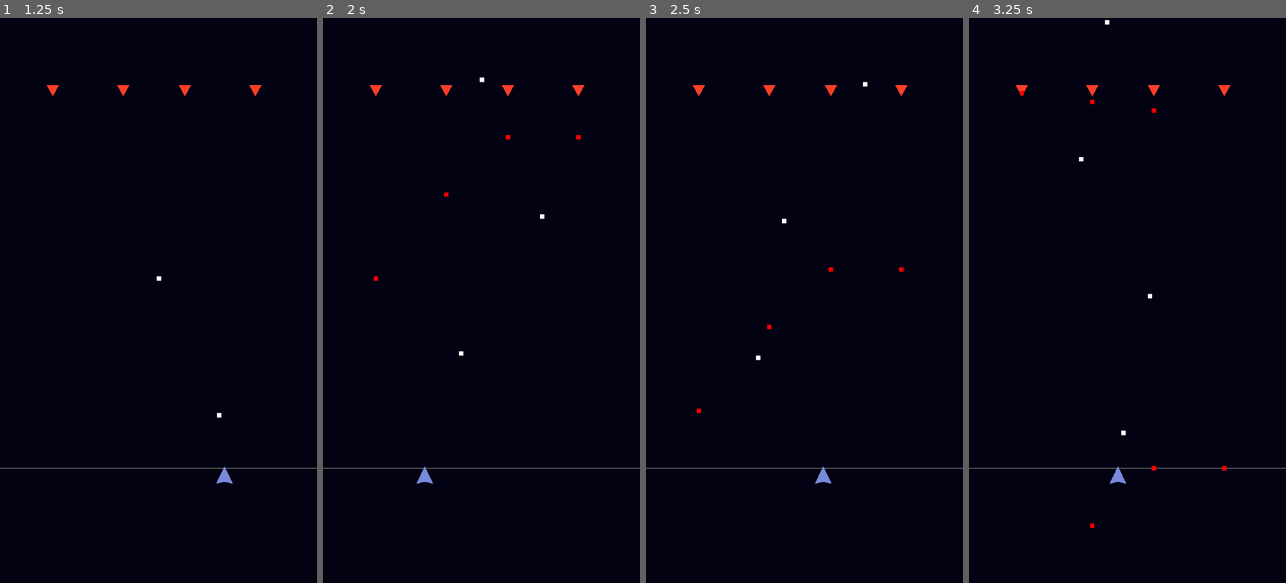
Above: before the commit, frames 1-4 (left to right).
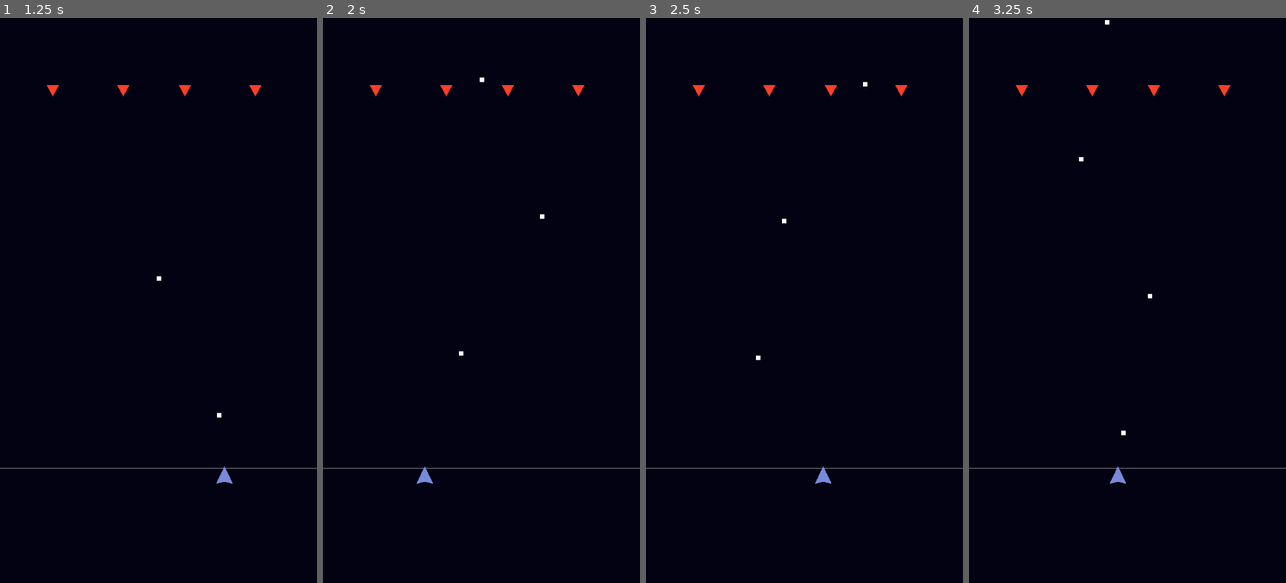
Above: after the commit, the same moments.

Repository: mystal/corneria
Game: Godot game, scene res://levels/proto.tscn
The game is run twice, just before and just after one commit, with the same random seed, the same clock (stepped at 60 frames per second) and the same inputs.
Inputs (mouse positions are in pixels of both pictures, inside the frame that each line leads up to):
- Up to frame 1 (1.25 s): tap Enter at 0.5 s; move the mouse to (228, 272) at 0.52 s; hold Right (ui_right) from 0.53 s (still down)
- Up to frame 2 (2 s): tap Space at 1.25 s; move the mouse to (418, 328) at 1.27 s; release Right (ui_right) at 1.28 s; hold Left (ui_left) from 1.28 s (still down)
- Up to frame 3 (2.5 s): move the mouse to (836, 176) at 2.02 s; release Left (ui_left) at 2.03 s; hold Right (ui_right) from 2.03 s (still down)
- Up to frame 4 (3.25 s): keep holding Right (ui_right); move the mouse to (1111, 413) at 2.77 s

Frame 1 is identical in both runs. In frame 2, less than 0.1% of the frame differs, in the area x 16-82%, y 20-47%; in frame 3, less than 0.1%; in frame 4, less than 0.1%, in the area x 16-82%, y 12-91%.

Commit message:
Add a way to make enemies not shoot

Diff:
--- a/godot/entities/enemies/enemy.gd
+++ b/godot/entities/enemies/enemy.gd
@@ -4,6 +4,7 @@
 @export_group("Shooter")
 @export var projectile_scene: PackedScene
 @export var fire_rate: float = 2.0
+@export var wants_to_fire: bool = true
 
 var faction: Enums.Faction = Enums.Faction.ENEMY
 
@@ -11,7 +12,7 @@
 
 func _physics_process(delta: float) -> void:
 	_fire_cooldown -= delta
-	if _fire_cooldown <= 0.0:
+	if wants_to_fire and _fire_cooldown <= 0.0:
 		# Spawn projectile
 		var new_projectile: Projectile = projectile_scene.instantiate()
 		new_projectile.instigator = self
--- a/godot/levels/proto.tscn
+++ b/godot/levels/proto.tscn
@@ -25,15 +25,19 @@
 [node name="Enemy" parent="." instance=ExtResource("2_ts2fp")]
 position = Vector2(120, 160)
 rotation = -3.14159
+wants_to_fire = false
 
 [node name="Enemy2" parent="." instance=ExtResource("2_ts2fp")]
 position = Vector2(280, 160)
 rotation = -3.14159
+wants_to_fire = false
 
 [node name="Enemy3" parent="." instance=ExtResource("2_ts2fp")]
 position = Vector2(420, 160)
 rotation = -3.14159
+wants_to_fire = false
 
 [node name="Enemy4" parent="." instance=ExtResource("2_ts2fp")]
 position = Vector2(580, 160)
 rotation = -3.14159
+wants_to_fire = false
